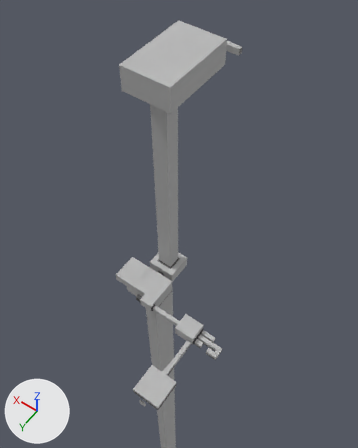
An edit to the Blender file Working/Scenes/level4.blend, drawn before and after from the same camera.
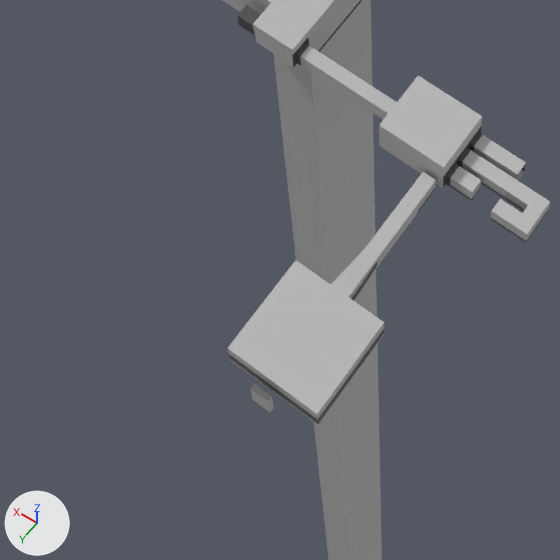
Each version appears first from a 50 mm lens placed at (-132.0, 155.0, 329.0), pointed at (-16.0, -7.0, 75.0), and next in a close-up on the part from 20% to 63% of the width and 65% to 100% of the height. The axes (+X, +Y, +Z) are drawn at lower left. The lights are the same throughout.

Objects in the first close-up: '0_Plane', '1_Door', 'Base Level.001', 'Level', 'Pit', 'Plane', 'Plane.001'.
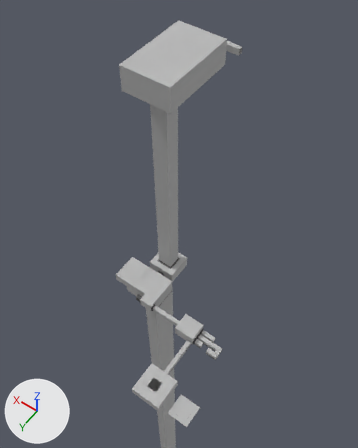
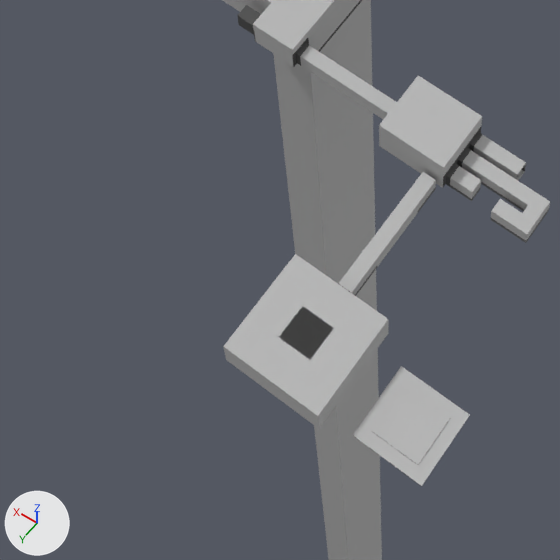
What the commit changed:
Material 'Shaded' (mat_shaded) is new.
Its base color is (0.3, 0.3, 0.3) (grey #959595).
me_cube_014 is used by ob_0_cube; location (-51.5, 69.6, 6.0); scale (1.5, 1.5, 1.0).
me_cube_014 had 32 vertices, 13 faces and spanned x -2.0..2.0, y -2.0..2.0, z 0.0..5.0.
me_cube_014 now has 168 vertices, 157 faces and spans x -2.47..2.47, y -2.53..2.4, z 0.0..7.0.
me_cube_014 part 1: 32 vertices removed from x -2.0..2.0, y -2.0..2.0, z 0.0..5.0; 168 vertices added at x -2.47..2.47, y -2.53..2.4, z 0.0..7.0.
me_cube_014 now uses material mat_stone (grey #bababa).
me_cube_014 now uses material mat_mid (dark grey #6c6c6c).
me_plane_010 is used by ob_0_plane; location (-51.5, 64.6, 5.0).
me_plane_010 had 68 vertices, 57 faces and spanned x -10.0..10.0, y -14.6..15.0, z 0.0..6.0.
me_plane_010 now has 284 vertices, 280 faces and spans x -10.5..10.5, y -14.6..15.4, z 0.0..7.0.
me_plane_010 part 2: 64 vertices removed from x -10.0..10.0, y -14.6..15.0, z 0.0..6.0; 280 vertices added at x -10.5..10.5, y -14.6..15.4, z 0.0..7.0.
me_plane_010 now uses material mat_dark (dark grey #595959).
me_cube_018 is used by ob_1_door; location (-51.5, 82.5, 9.0).
me_cube_018 had 108 vertices, 106 faces and spanned x -2.0..2.0, y -0.5..0.5, z -3.0..3.0.
me_cube_018 now has 36 vertices, 34 faces and spans x -1.5..1.5, y -0.5..0.5, z -3.0..1.0.
me_cube_018 part 3: the whole mesh is rebuilt.
me_cube_018 now uses material mat_shaded (grey #959595).
Object '0_Plane.001' (ob_0_plane_001) moves from (-51.5, 69.6, 5.0) to (-74.5, 69.6, 3.0).
Object '1_Door' (ob_1_door) moves from (-51.5, 82.5, 9.0) to (-51.5, 85.7, 8.0).
Object '1_Door' (ob_1_door) is now hidden.

What differs and where, as boxes [x1, y1, x2, y2] in the close-ups (560 x 560 px):
'0_Plane', reshaped: before [227, 250, 384, 425]; after [223, 250, 389, 428]
'0_Plane.001', moved (not visible before): after [353, 366, 470, 486]
'1_Door', hidden: before [251, 384, 274, 413]
part 1 of me_cube_014, built on: after [281, 307, 331, 358]
